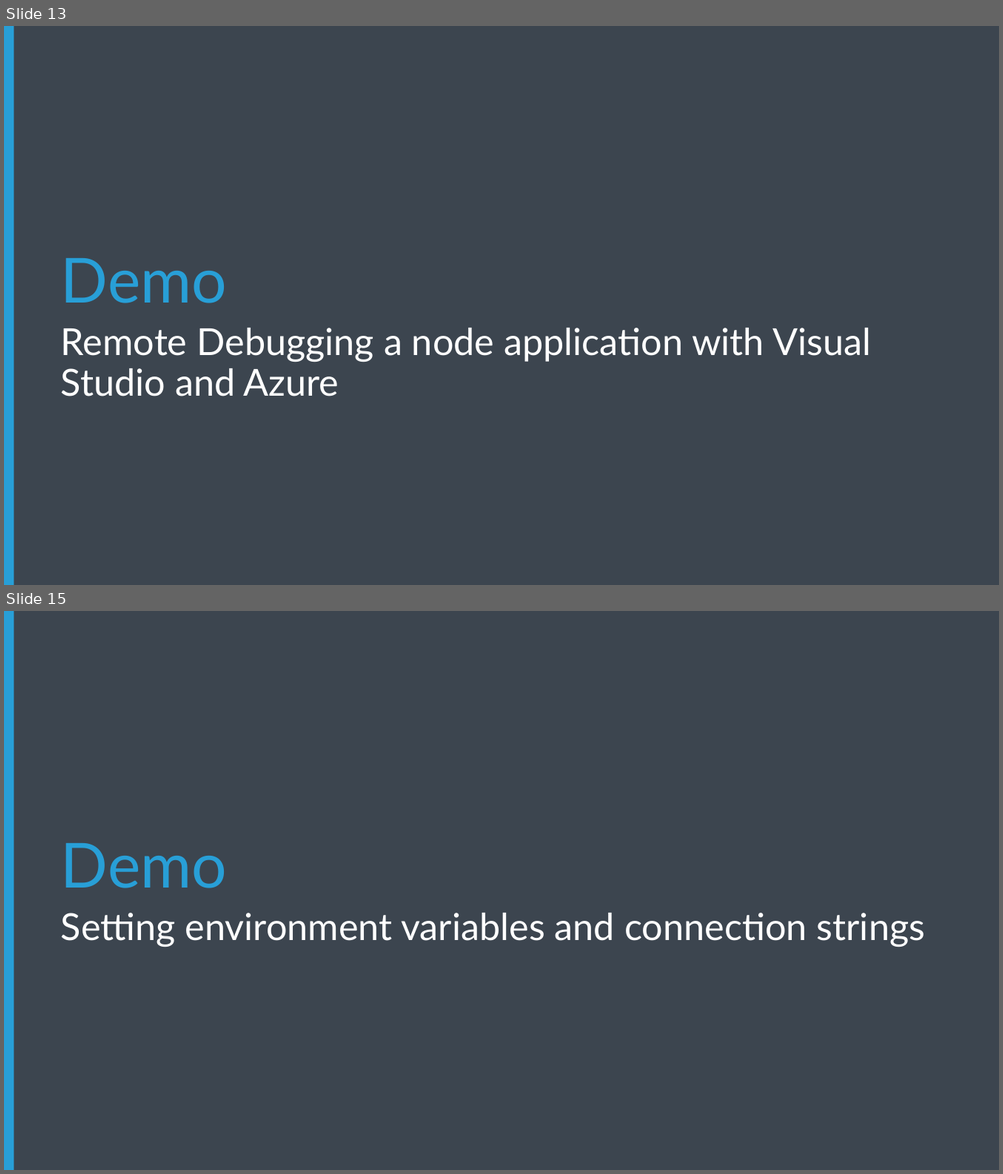
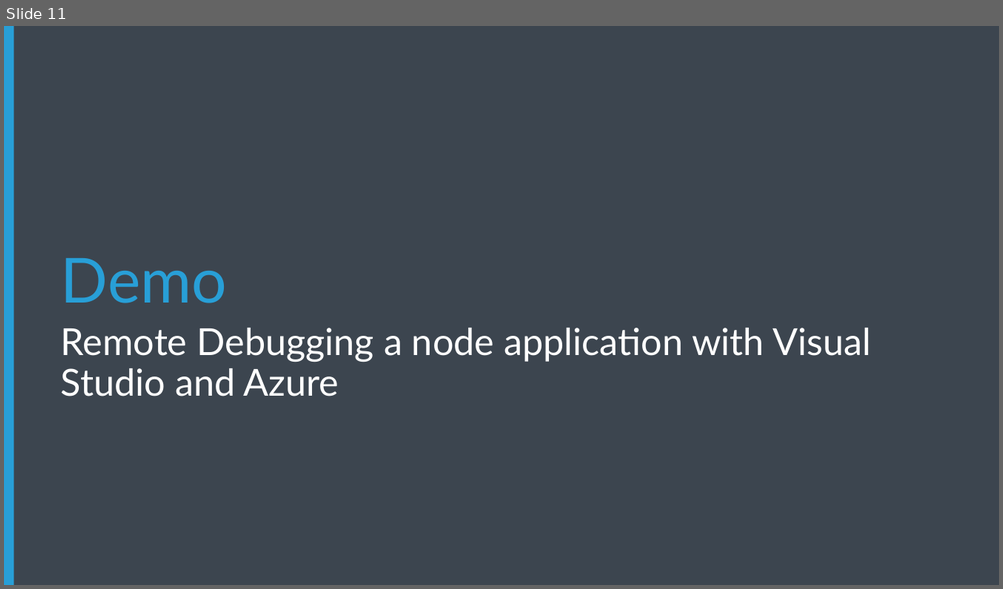
Before and after one commit to Microsoft-Web/NodeCamp, a slide deck: Presentation/AzureDeployAndDebug/AzureDeployAndDebug.pptx. Shown one above the other, each under a label of ours: slides 13 and 15 before the commit, slide 11 after it; the slides between them are not shown. The pictures are 1003x1174 and 1003x589 pixels, drawn with LibreOffice and Linux fonts; fonts in the diff are those of the drawing; background and template pictures are left out. Boxes give left, top, right and bottom in pixels: in the first picture for what was removed or moved away, otherwise in the second. Text is boxed around its words. In the diff, an @@ line names an element or a change of style, - is before the commit and + after.

```diff
--- a/Presentation/AzureDeployAndDebug/AzureDeployAndDebug.pptx
+++ b/Presentation/AzureDeployAndDebug/AzureDeployAndDebug.pptx
@@ slide 15 removed at bbox=[4, 611, 999, 1170], background #3C454F; not listed: 2 template elements that a slide beside it also shows @@
@@ subtitle removed at bbox=[61, 913, 925, 947] @@
-Setting environment variables and connection strings
@@ what was slide 13 is now slide 11 @@
```
Also in this commit, not shown: 4 slides changed, 7 other slides removed, 1 other file.
